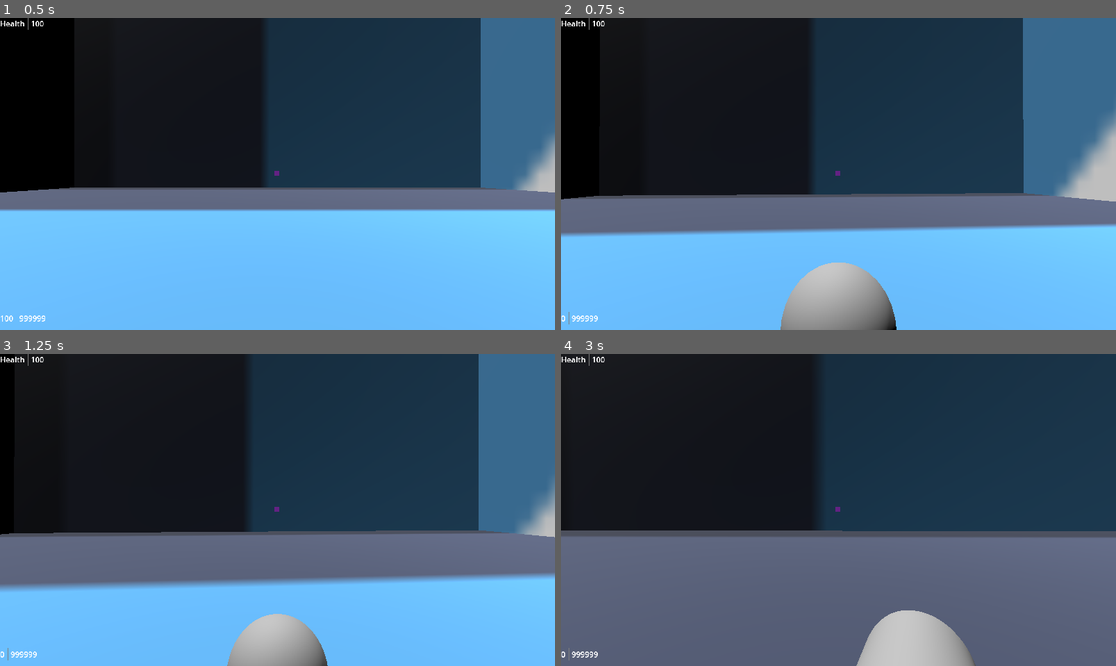
Above: before the commit, frames 1-4 (two rows, left to right).
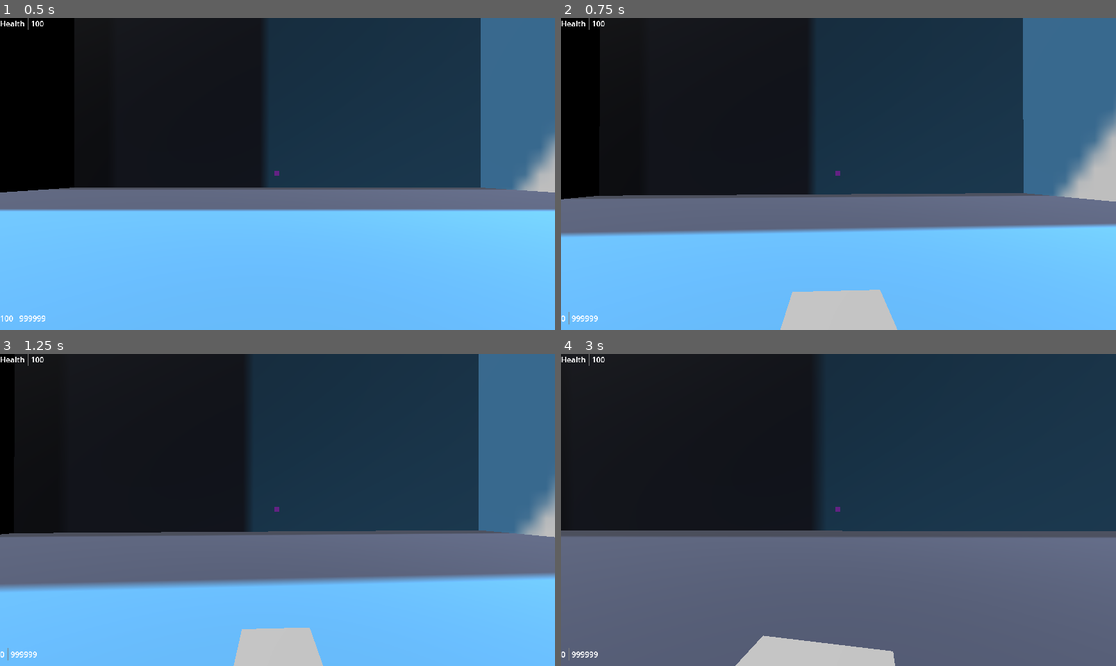
Above: after the commit, the same moments.

Repository: mabanana/FPS-Project-A
Game: Godot game, scene res://test_scene.tscn
Same seed, same stepped clock (60 frames per second), same inputs: the game is played once before the commit and once after it. The engine's default icon, where the game draws it, is replaced by a stand-in: a white triangle on a blue panel in a dark square.
Inputs (mouse positions are in pixels of both pictures, inside the frame that each line leads up to):
- Up to frame 1 (0.5 s): no input
- Up to frame 2 (0.75 s): tap Enter (ui_accept) at 0.5 s; move the mouse to (866, 174) at 0.52 s; hold Up (ui_up) from 0.53 s (still down); hold Q (drop_equip) from 0.53 s (still down)
- Up to frame 3 (1.25 s): keep holding Up (ui_up); keep holding Q (drop_equip); tap Enter (ui_accept) at 0.77 s
- Up to frame 4 (3 s): keep holding Up (ui_up); move the mouse to (810, 510) at 1.27 s; release Q (drop_equip) at 1.28 s; tap E (interact) at 1.35 s; tap Enter (ui_accept) at 1.52 s; move the mouse to (849, 503) at 2.02 s; press the mouse at (849, 503) at 2.03 s; move the mouse to (832, 516) at 2.77 s; release the mouse at (832, 516) at 2.78 s; tap Q (drop_equip) at 2.85 s

Frame 1 is identical in both runs. In frame 2, 3.2% of the frame differs, in the area x 39-61%, y 78-100%; in frame 3, 1.6%; in frame 4, 4.0%, in the area x 31-75%, y 82-100%.

Commit message:
Edit gun on floor placeholder shape

Diff:
--- a/gun_on_floor.tscn
+++ b/gun_on_floor.tscn
@@ -2,16 +2,16 @@
 
 [ext_resource type="Script" path="res://Interactable.gd" id="1_p76j6"]
 
-[sub_resource type="CapsuleMesh" id="CapsuleMesh_e4gtt"]
+[sub_resource type="BoxMesh" id="BoxMesh_4723m"]
 
-[sub_resource type="CapsuleShape3D" id="CapsuleShape3D_0wicj"]
+[sub_resource type="BoxShape3D" id="BoxShape3D_7hsyh"]
 
 [node name="GunOnFloor" type="RigidBody3D"]
 transform = Transform3D(1, 0, 0, 0, 1, 0, 0, 0, 1, 5.19853, 0.71666, 0)
 script = ExtResource("1_p76j6")
 
 [node name="MeshInstance3D" type="MeshInstance3D" parent="."]
-mesh = SubResource("CapsuleMesh_e4gtt")
+mesh = SubResource("BoxMesh_4723m")
 
 [node name="CollisionShape3D" type="CollisionShape3D" parent="."]
-shape = SubResource("CapsuleShape3D_0wicj")
+shape = SubResource("BoxShape3D_7hsyh")
